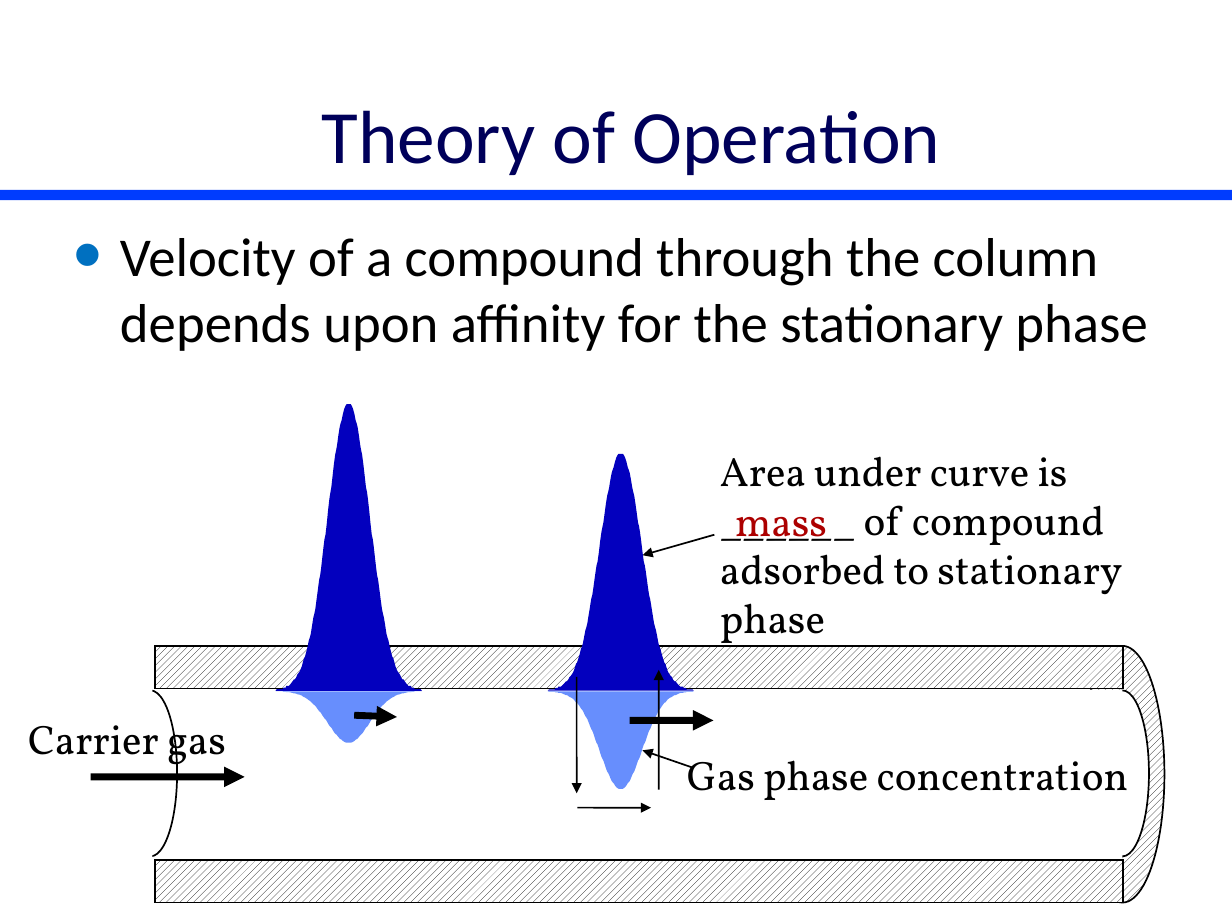
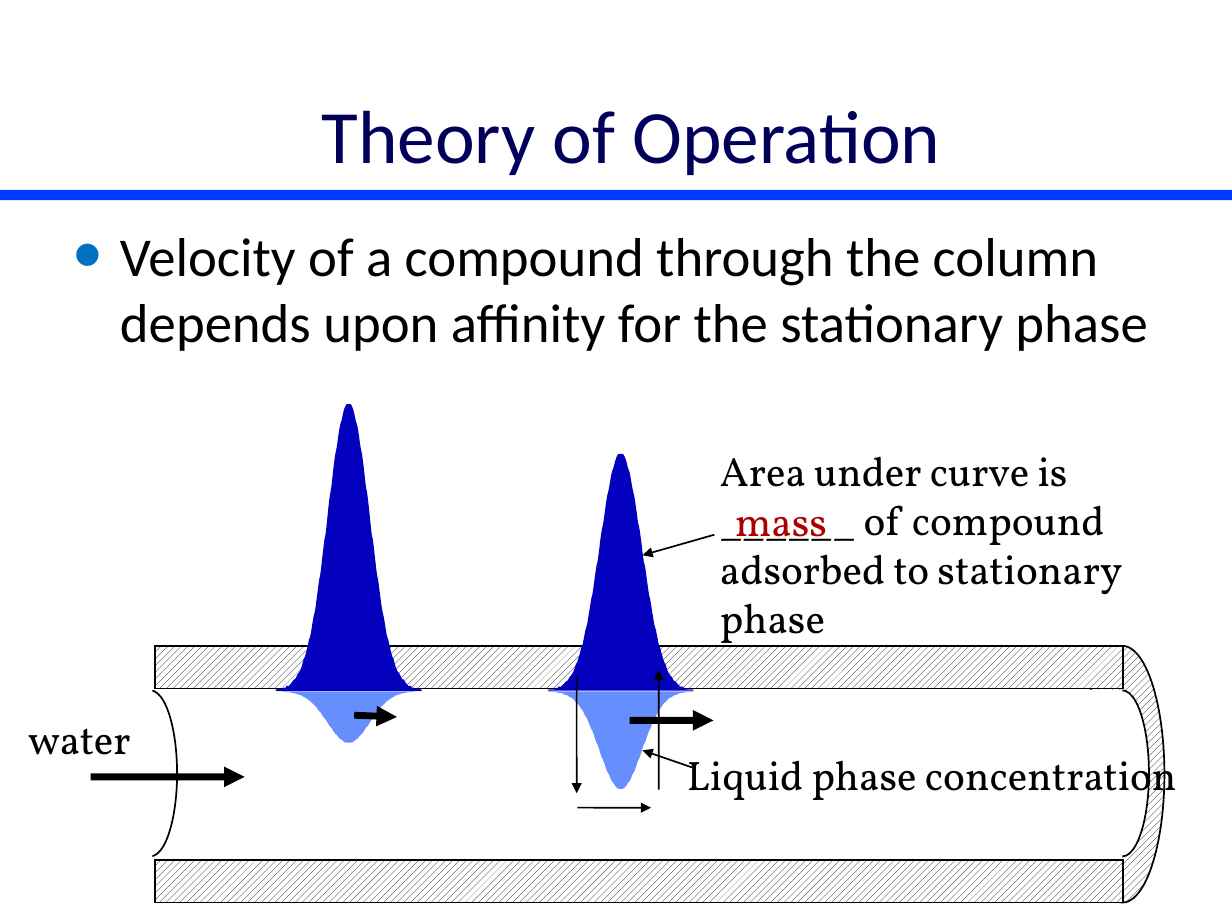
Before and after one commit to monroews/CEE4530, a slide deck: slide 2 of website/pptx/Adsorption.pptx (slide 3 before the commit). Drawn at 1232x924 pixels with LibreOffice and Linux fonts; fonts in the diff are those of the drawing. Boxes give left, top, right and bottom in pixels: in the first picture for what was removed or moved away, otherwise in the second. Text is boxed around its words. In the diff, an @@ line names an element or a change of style, - is before the commit and + after.

```diff
--- a/website/pptx/Adsorption.pptx
+++ b/website/pptx/Adsorption.pptx
@@ text at (28,728,130,755): text changed @@
-Carrier gas
+water
@@ text at (687,751,1177,809): text changed @@
-Gas phase concentration
+Liquid phase concentration
```
Also in this commit, not shown: 1 other slide changed, 1 slide added, 3 slides removed.
